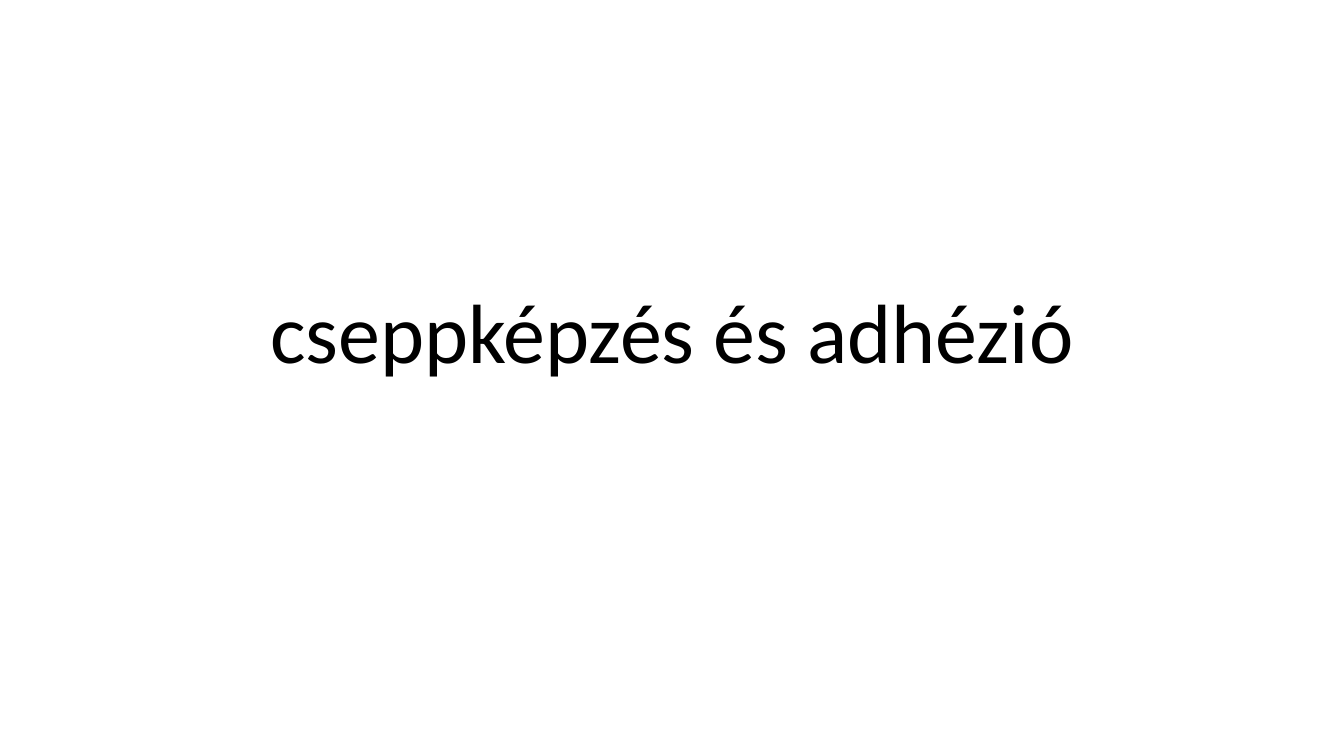
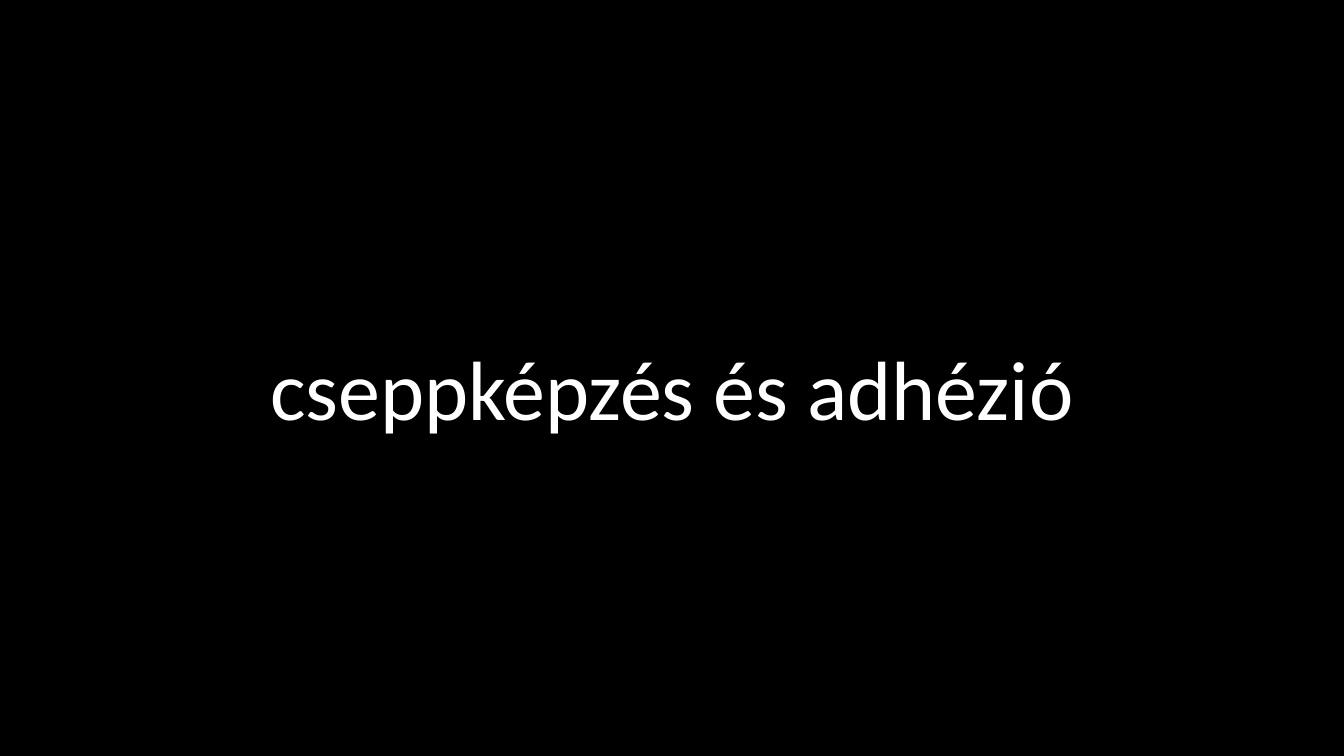
Before and after one commit to LilianaBohus/chemistry-presenations, a slide deck: slide 45 of adjuvants.pptx (slide 44 before the commit). Drawn at 1344x756 pixels with LibreOffice and Linux fonts; fonts in the diff are those of the drawing; background and template pictures are left out. Boxes give left, top, right and bottom in pixels: in the first picture for what was removed or moved away, otherwise in the second. Text is boxed around its words. In the diff, an @@ line names an element or a change of style, - is before the commit and + after.

```diff
--- a/adjuvants.pptx
+++ b/adjuvants.pptx
@@ background #FFFFFF to picture (left out) @@
@@ title "cseppképzés és adhézió" at (x1=270, y1=361, x2=1073, y2=434): text colour #000000 to #FFFFFF @@
```
Also in this commit, not shown: 6 other slides changed, 1 slide added.
